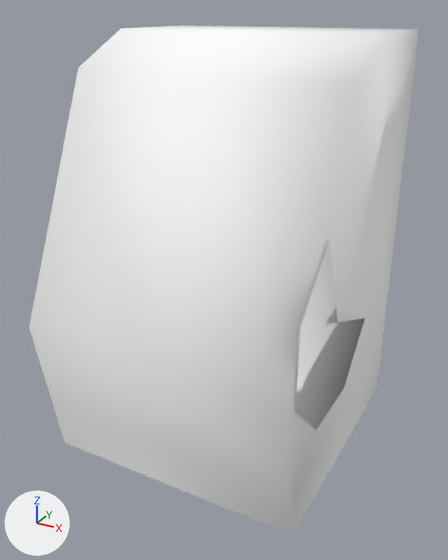
Renders of the glTF model public/3d/item/model__item__shop.ofs_3530_0/3530IMEL01_31.gltf from each side of a commit.
Camera for both pictures: a 50 mm lens placed at (0.94, -1.72, 1.45), pointed at (-0.05, 0.08, 0.55). The lights are fixed; the arrows at lower left show +X, +Y and +Z. The older version comes first.

In view in the first picture: '3530IMEL01_31'.
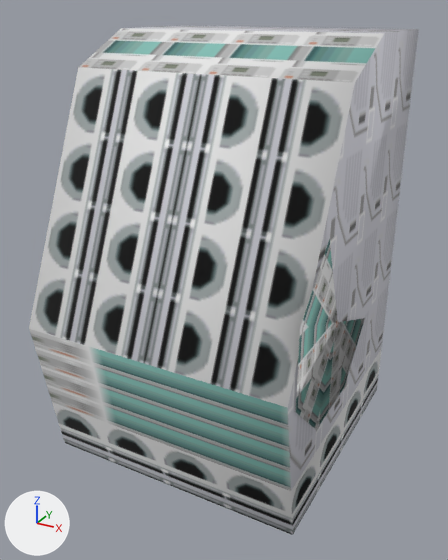
The change, as a list of edits to the scene's bpy script:
```text
Add img_imel01_31_0:
    img_imel01_31_0 = load_image('imel01_31_0', '_unpacked/imel01_31_0', 32, 32, 'sRGB')
Add img_imel01_31_1:
    img_imel01_31_1 = load_image('imel01_31_1', '_unpacked/imel01_31_1', 32, 32, 'sRGB')
Add img_imel01_31_2:
    img_imel01_31_2 = load_image('imel01_31_2', '_unpacked/imel01_31_2', 32, 32, 'sRGB')
Change mat_imel01_31_2:
    remove mat_imel01_31_2.base_color = (1.0, 1.0, 1.0)  # white #ffffff
    add mat_imel01_31_2.texture = img_imel01_31_2
Change mat_imel01_31_1:
    remove mat_imel01_31_1.base_color = (1.0, 1.0, 1.0)  # white #ffffff
    add mat_imel01_31_1.texture = img_imel01_31_1
Change mat_imel01_31_0:
    remove mat_imel01_31_0.base_color = (1.0, 1.0, 1.0)  # white #ffffff
    add mat_imel01_31_0.texture = img_imel01_31_0
```

What differs and where, as boxes [x1, y1, x2, y2] in the pictures (448 x 560 px):
'3530IMEL01_31', surface changed (white to grey)
    both: [29, 26, 419, 535]
